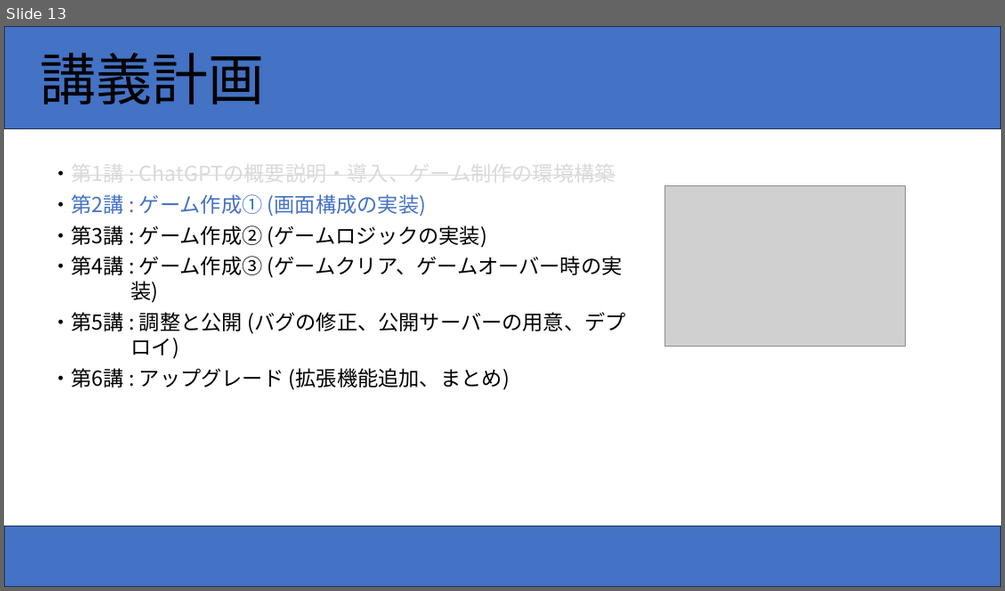
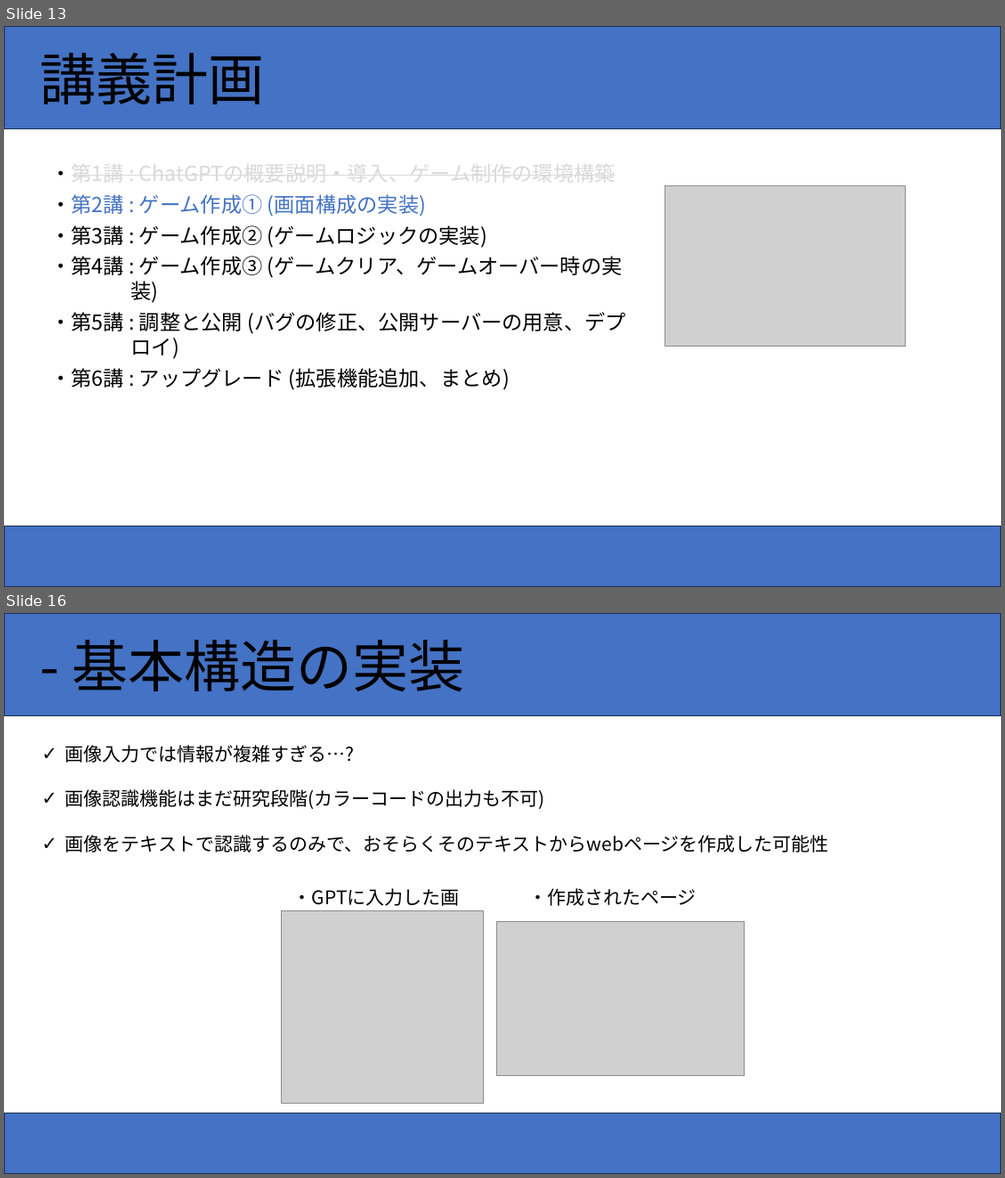
Before and after one commit to RintaroooTobita/2048chatgpt, a slide deck: ChatGPTを用いてゲームを作ろう！.pptx. Shown one above the other, each under a label of ours: slide 13 before the commit, slides 13 and 16 after it; the slides between them are not shown. The pictures are 1005x591 and 1005x1178 pixels, drawn with LibreOffice and Linux fonts; fonts in the diff are those of the drawing; grey boxes stand for pictures. Boxes give left, top, right and bottom in pixels: in the first picture for what was removed or moved away, otherwise in the second. Text is boxed around its words. In the diff, an @@ line names an element or a change of style, - is before the commit and + after.

```diff
--- a/ChatGPTを用いてゲームを作ろう！.pptx
+++ b/ChatGPTを用いてゲームを作ろう！.pptx
@@ slide 16 added at (4, 613, 1001, 1174), background #FFFFFF @@
@@ rectangle added at (4, 613, 1001, 716), fill #4472C4, outline #1E3256 1 pt, 54 pt, text #000000 @@
+- 基本構造の実装
@@ text added at (65, 745, 829, 852), 18 pt, text #000000 @@
+✓ 画像入力では情報が複雑すぎる…?
+✓ 画像認識機能はまだ研究段階(カラーコードの出力も不可)
+✓ 画像をテキストで認識するのみで、おそらくそのテキストからwebページを作成した可能性
@@ text added at (293, 888, 460, 906), 18 pt, text #000000 @@
+・GPTに入力した画像
@@ text added at (528, 888, 696, 906), 18 pt, text #000000 @@
+・作成されたページ
@@ picture added at (282, 910, 484, 1103) @@
@@ picture added at (497, 922, 744, 1076) @@
@@ rectangle added at (4, 1113, 1001, 1174), fill #4472C4, outline #1E3256 1 pt @@
```
Also in this commit, not shown: 2 slides changed, 13 other slides added.
